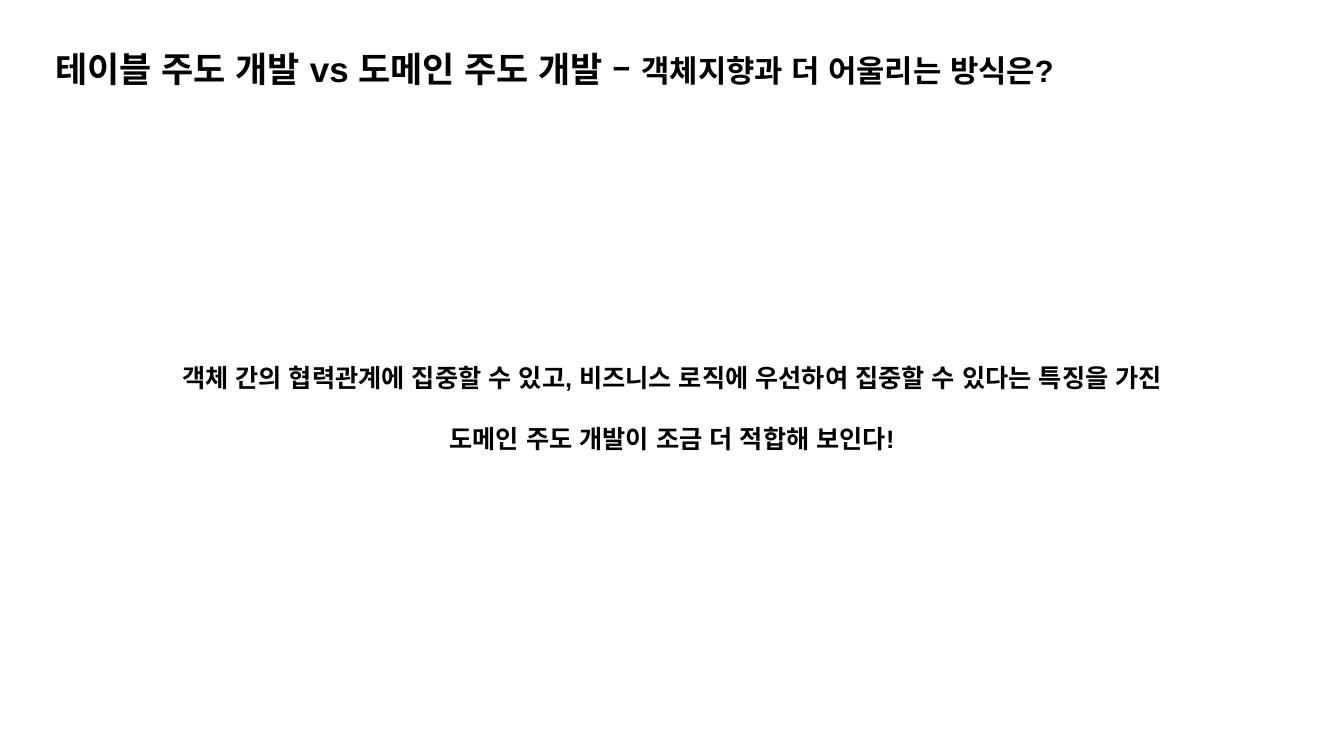
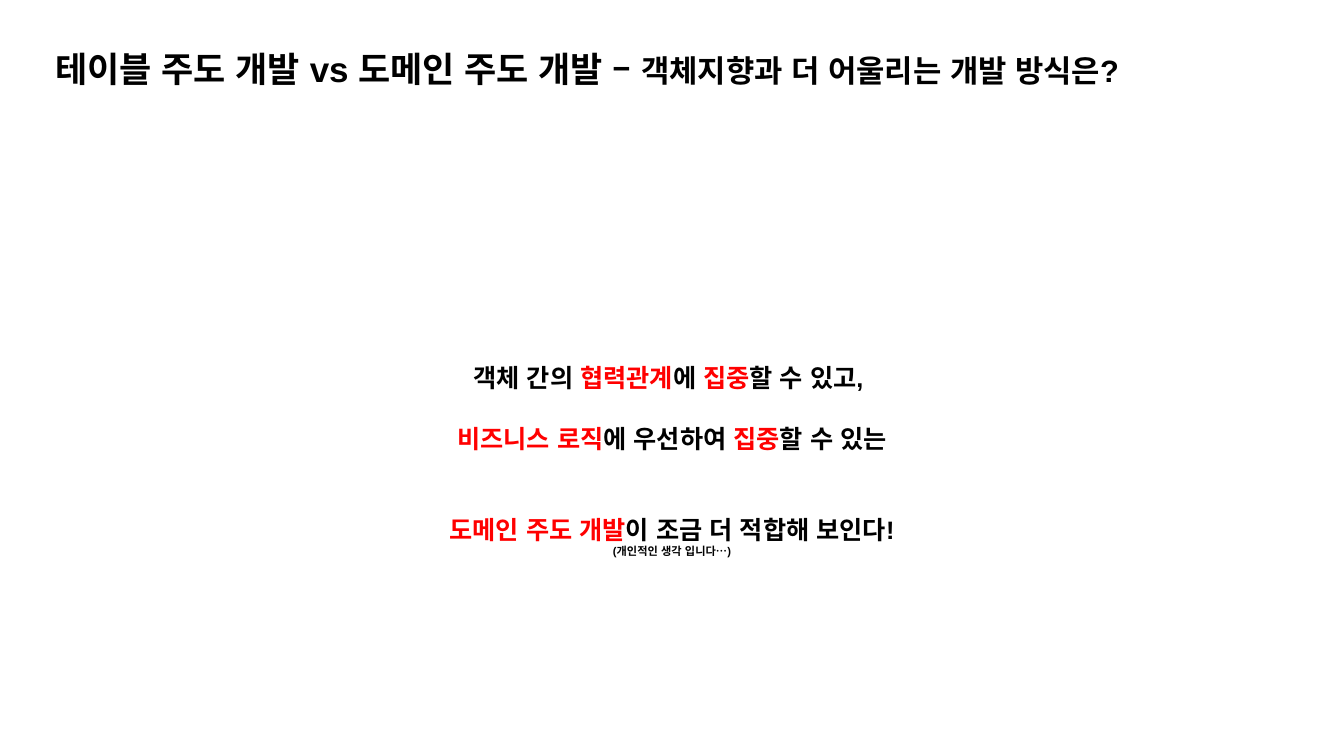
Before and after one commit to K-Diger/RealOOP, a slide deck: slide 45 of RealOOP.pptx (slide 44 before the commit). Drawn at 1344x756 pixels with LibreOffice and Linux fonts; fonts in the diff are those of the drawing. Boxes give left, top, right and bottom in pixels: in the first picture for what was removed or moved away, otherwise in the second. Text is boxed around its words. In the diff, an @@ line names an element or a change of style, - is before the commit and + after.

```diff
--- a/RealOOP.pptx
+++ b/RealOOP.pptx
@@ text at (55,52,1119,85): text changed @@
-테이블 주도 개발 vs 도메인 주도 개발 – 객체지향과 더 어울리는 방식은?
+테이블 주도 개발 vs 도메인 주도 개발 – 객체지향과 더 어울리는 개발 방식은?
@@ text at (457,365,886,451): text changed @@
-객체 간의 협력관계에 집중할 수 있고, 비즈니스 로직에 우선하여 집중할 수 있다는 특징을 가진
+객체 간의 협력관계에 집중할 수 있고,
+비즈니스 로직에 우선하여 집중할 수 있는
@@ text at (450,517,894,542): text colour #000000 to #FF0000 in "도메인 주도 개발이" @@
@@ text at (613,545,731,558): paragraph added @@
+(개인적인 생각 입니다…)
```
Also in this commit, not shown: 9 other slides changed, 1 slide added.
